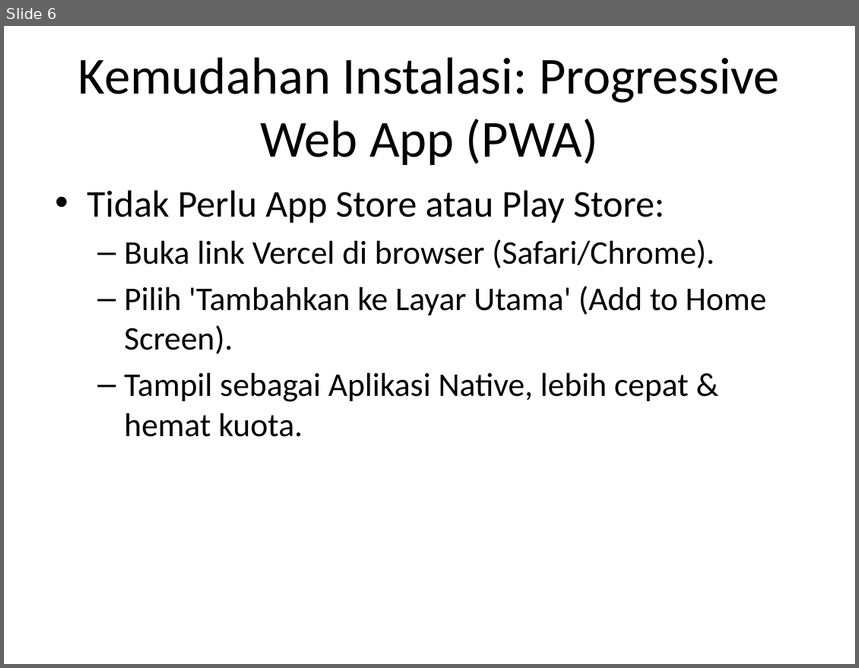
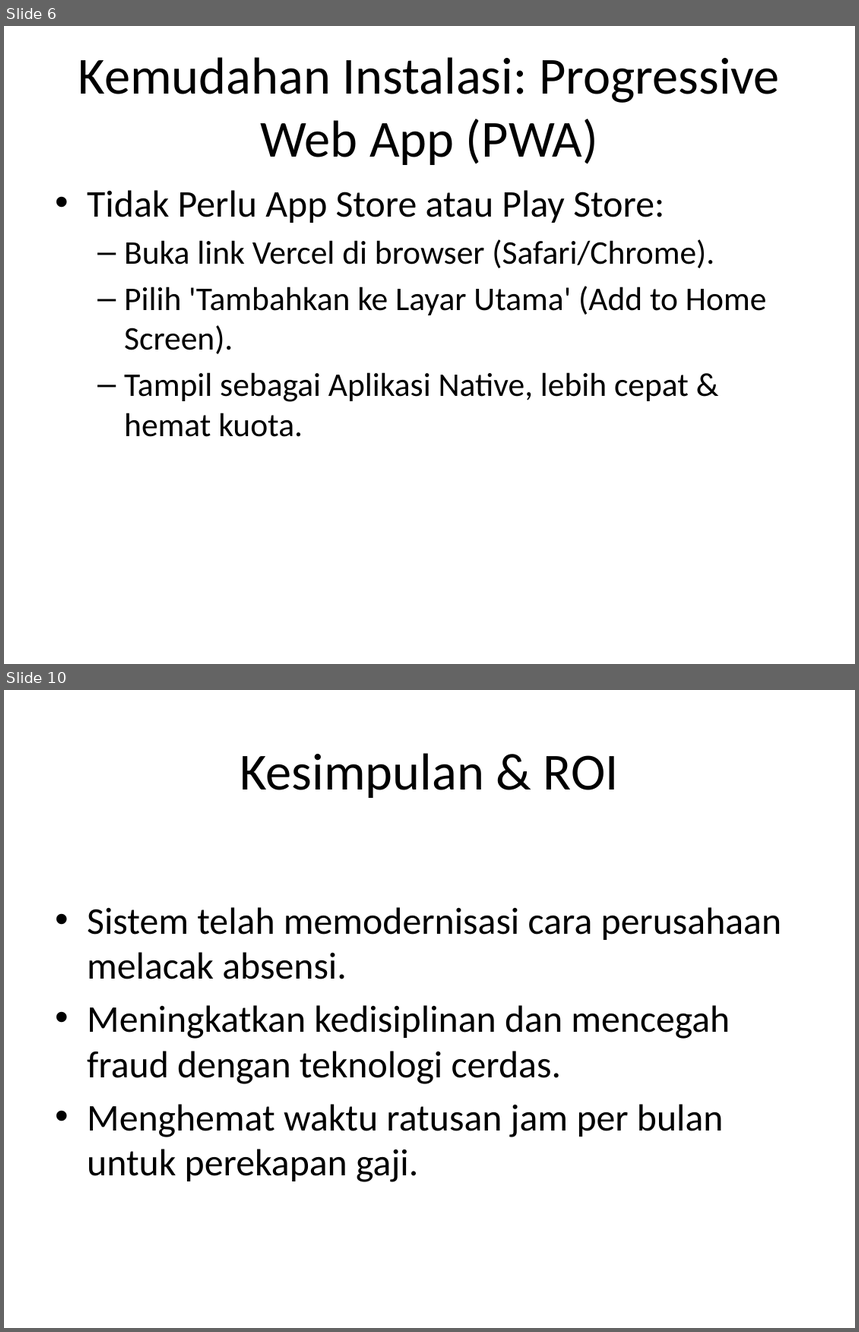
Before and after one commit to deaglobalniaga/HRIS-DEA, a slide deck: docs-scripts/Presentasi_HRIS.pptx. Shown one above the other, each under a label of ours: slide 6 before the commit, slides 6 and 10 after it; the slides between them are not shown. The pictures are 859x668 and 859x1332 pixels, drawn with LibreOffice and Linux fonts; fonts in the diff are those of the drawing. Boxes give left, top, right and bottom in pixels: in the first picture for what was removed or moved away, otherwise in the second. Text is boxed around its words. In the diff, an @@ line names an element or a change of style, - is before the commit and + after.

```diff
--- a/docs-scripts/Presentasi_HRIS.pptx
+++ b/docs-scripts/Presentasi_HRIS.pptx
@@ slide 10 added at (x1=4, y1=690, x2=855, y2=1328), background #FFFFFF @@
@@ title added at (x1=240, y1=753, x2=619, y2=798), 44 pt, text #000000 @@
+Kesimpulan & ROI
@@ text added at (x1=87, y1=907, x2=782, y2=1182), 32 pt, text #000000 @@
+• Sistem telah memodernisasi cara perusahaan melacak absensi.
+• Meningkatkan kedisiplinan dan mencegah fraud dengan teknologi cerdas.
+• Menghemat waktu ratusan jam per bulan untuk perekapan gaji.
```
Also in this commit, not shown: 1 slide changed, 3 other slides added, 1 slide removed, 15 other files.
